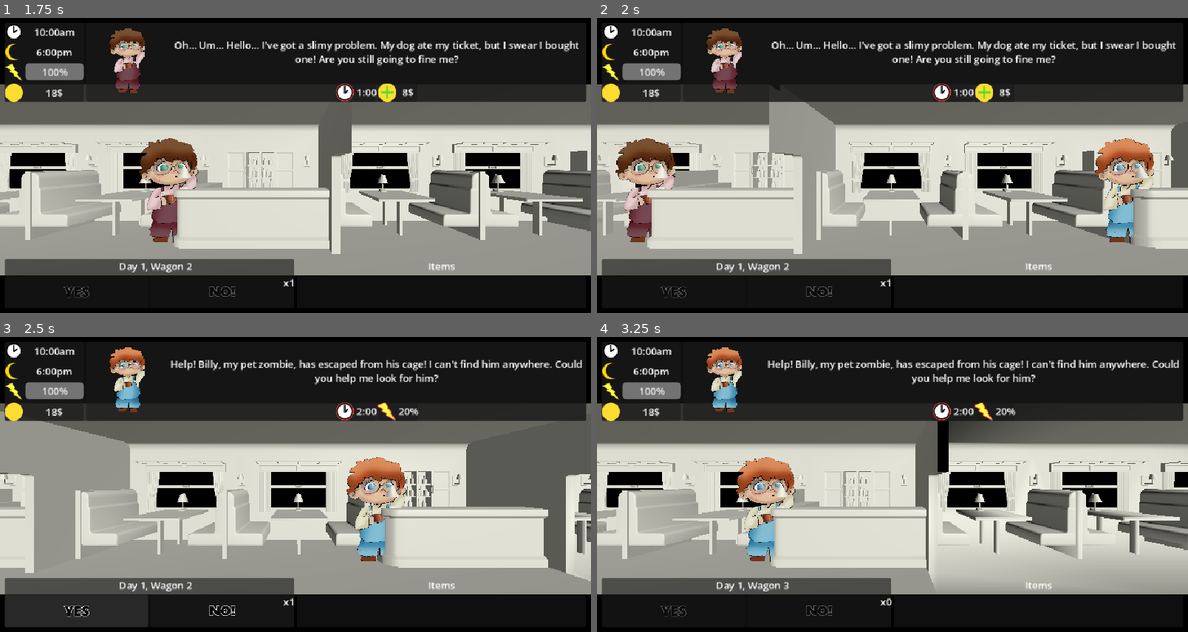
Above: before the commit, frames 1-4 (two rows, left to right).
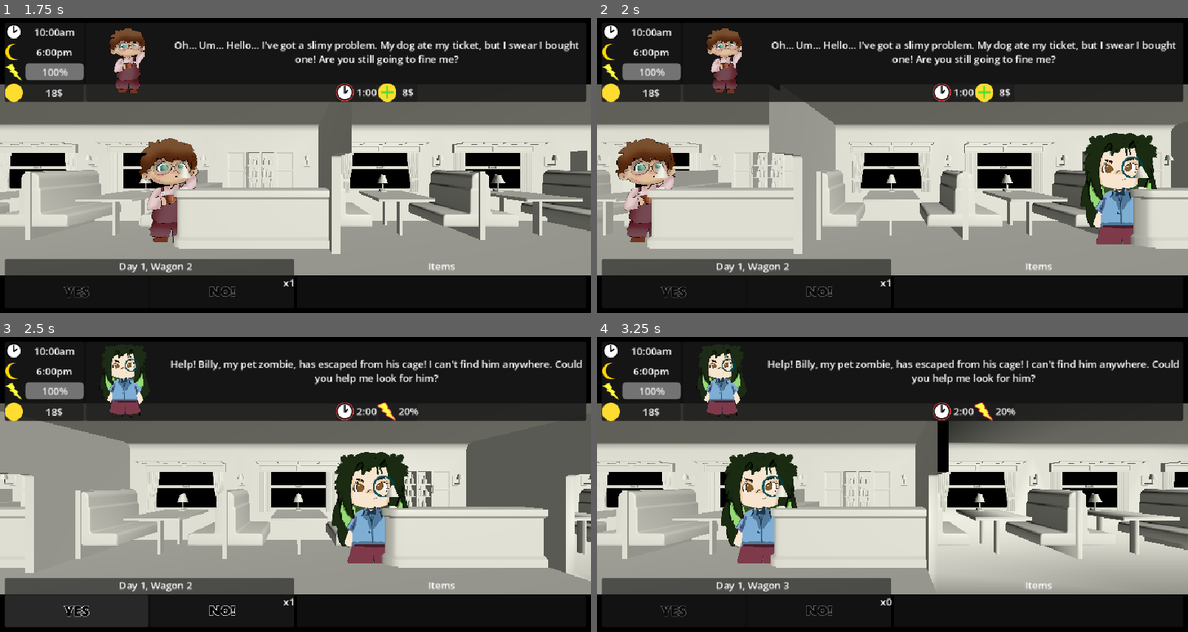
Above: after the commit, the same moments.

Repository: Smg065/WGJ2026
Game: Godot game, scene res://Scenes/MainMenu.tscn
The game is run twice, just before and just after one commit, with the same random seed, the same clock (stepped at 60 frames per second) and the same inputs. The engine's default icon, where the game draws it, is replaced by a stand-in: a white triangle on a blue panel in a dark square.
Inputs (mouse positions are in pixels of both pictures, inside the frame that each line leads up to):
- Up to frame 1 (1.75 s): click "Play" at 0.5 s; click (76, 292) at 1.25 s
- Up to frame 2 (2 s): no input
- Up to frame 3 (2.5 s): no input
- Up to frame 4 (3.25 s): click "x1" at 2.75 s

Frame 1 is identical in both runs. In frame 2, 3.2% of the frame differs, in the area x 81-95%, y 39-77%; in frame 3, 4.4%, in the area x 17-70%, y 3-77%; in frame 4, 4.4%.

Commit message:
New chara sprites

Diff:
--- a/Resources/Requests/MadScientist1.tres
+++ b/Resources/Requests/MadScientist1.tres
@@ -1,7 +1,7 @@
 [gd_resource type="Resource" script_class="CharacterRequest" format=3 uid="uid://b64e2fx2rudq3"]
 
 [ext_resource type="Script" uid="uid://crmyuhxtt7onq" path="res://Scripts/CharacterRequest.gd" id="1_8pai0"]
-[ext_resource type="Texture2D" uid="uid://muff38eok5ij" path="res://Sprites/Characters/NPC_1.png" id="1_k3oh7"]
+[ext_resource type="Texture2D" uid="uid://6uuludlm2ji1" path="res://Sprites/Characters/Mad_Scientist.png" id="1_k3oh7"]
 
 [resource]
 script = ExtResource("1_8pai0")
--- a/Resources/Requests/MadScientist2.tres
+++ b/Resources/Requests/MadScientist2.tres
@@ -1,6 +1,6 @@
 [gd_resource type="Resource" script_class="CharacterRequest" format=3 uid="uid://bkbgwoqu8hher"]
 
-[ext_resource type="Texture2D" uid="uid://muff38eok5ij" path="res://Sprites/Characters/NPC_1.png" id="1_2gnw3"]
+[ext_resource type="Texture2D" uid="uid://6uuludlm2ji1" path="res://Sprites/Characters/Mad_Scientist.png" id="1_2gnw3"]
 [ext_resource type="Script" uid="uid://crmyuhxtt7onq" path="res://Scripts/CharacterRequest.gd" id="1_uasqi"]
 
 [resource]
--- a/Resources/Requests/MadScientist3.tres
+++ b/Resources/Requests/MadScientist3.tres
@@ -1,7 +1,7 @@
 [gd_resource type="Resource" script_class="CharacterRequest" format=3 uid="uid://bg6oy73j8ajgj"]
 
 [ext_resource type="Script" uid="uid://crmyuhxtt7onq" path="res://Scripts/CharacterRequest.gd" id="1_nswni"]
-[ext_resource type="Texture2D" uid="uid://muff38eok5ij" path="res://Sprites/Characters/NPC_1.png" id="1_p71n0"]
+[ext_resource type="Texture2D" uid="uid://6uuludlm2ji1" path="res://Sprites/Characters/Mad_Scientist.png" id="1_p71n0"]
 
 [resource]
 script = ExtResource("1_nswni")
--- a/Resources/Requests/Painter.tres
+++ b/Resources/Requests/Painter.tres
@@ -1,6 +1,6 @@
 [gd_resource type="Resource" script_class="CharacterRequest" format=3 uid="uid://dgh7gh3w7dqct"]
 
-[ext_resource type="Texture2D" uid="uid://bcd0n5ce4r5w0" path="res://Sprites/Characters/NPC_5.png" id="1_2tgxq"]
+[ext_resource type="Texture2D" uid="uid://moy2imtys6a6" path="res://Sprites/Characters/Crazy_Painter.png" id="1_2tgxq"]
 [ext_resource type="Script" uid="uid://crmyuhxtt7onq" path="res://Scripts/CharacterRequest.gd" id="1_m4lqm"]
 
 [resource]
--- a/Resources/Requests/Painter2.tres
+++ b/Resources/Requests/Painter2.tres
@@ -1,6 +1,6 @@
 [gd_resource type="Resource" script_class="CharacterRequest" format=3 uid="uid://nnngakoybt5c"]
 
-[ext_resource type="Texture2D" uid="uid://bcd0n5ce4r5w0" path="res://Sprites/Characters/NPC_5.png" id="1_420wt"]
+[ext_resource type="Texture2D" uid="uid://moy2imtys6a6" path="res://Sprites/Characters/Crazy_Painter.png" id="1_420wt"]
 [ext_resource type="Script" uid="uid://crmyuhxtt7onq" path="res://Scripts/CharacterRequest.gd" id="2_av08f"]
 
 [resource]
--- a/Resources/Requests/Painter3.tres
+++ b/Resources/Requests/Painter3.tres
@@ -1,6 +1,6 @@
 [gd_resource type="Resource" script_class="CharacterRequest" format=3 uid="uid://codxx3snhujwr"]
 
-[ext_resource type="Texture2D" uid="uid://bcd0n5ce4r5w0" path="res://Sprites/Characters/NPC_5.png" id="1_q5syd"]
+[ext_resource type="Texture2D" uid="uid://moy2imtys6a6" path="res://Sprites/Characters/Crazy_Painter.png" id="1_q5syd"]
 [ext_resource type="Script" uid="uid://crmyuhxtt7onq" path="res://Scripts/CharacterRequest.gd" id="2_xw5sg"]
 
 [resource]
Binary file added: Sprites/Characters/Crazy_Painter.png
Not shown, added: Sprites/Characters/Crazy_Painter.png.import
Binary file added: Sprites/Characters/Mad_Scientist.png
Not shown, added: Sprites/Characters/Mad_Scientist.png.import
